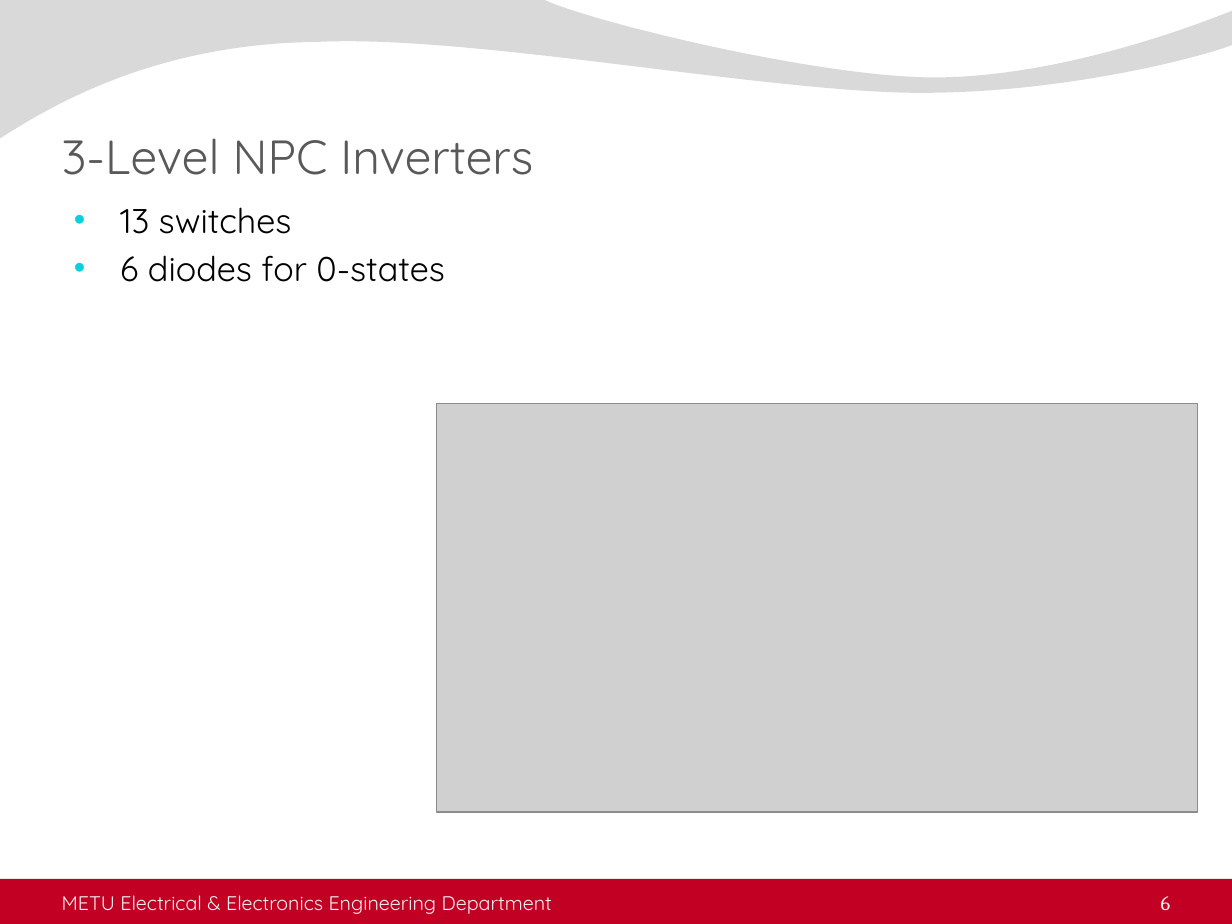
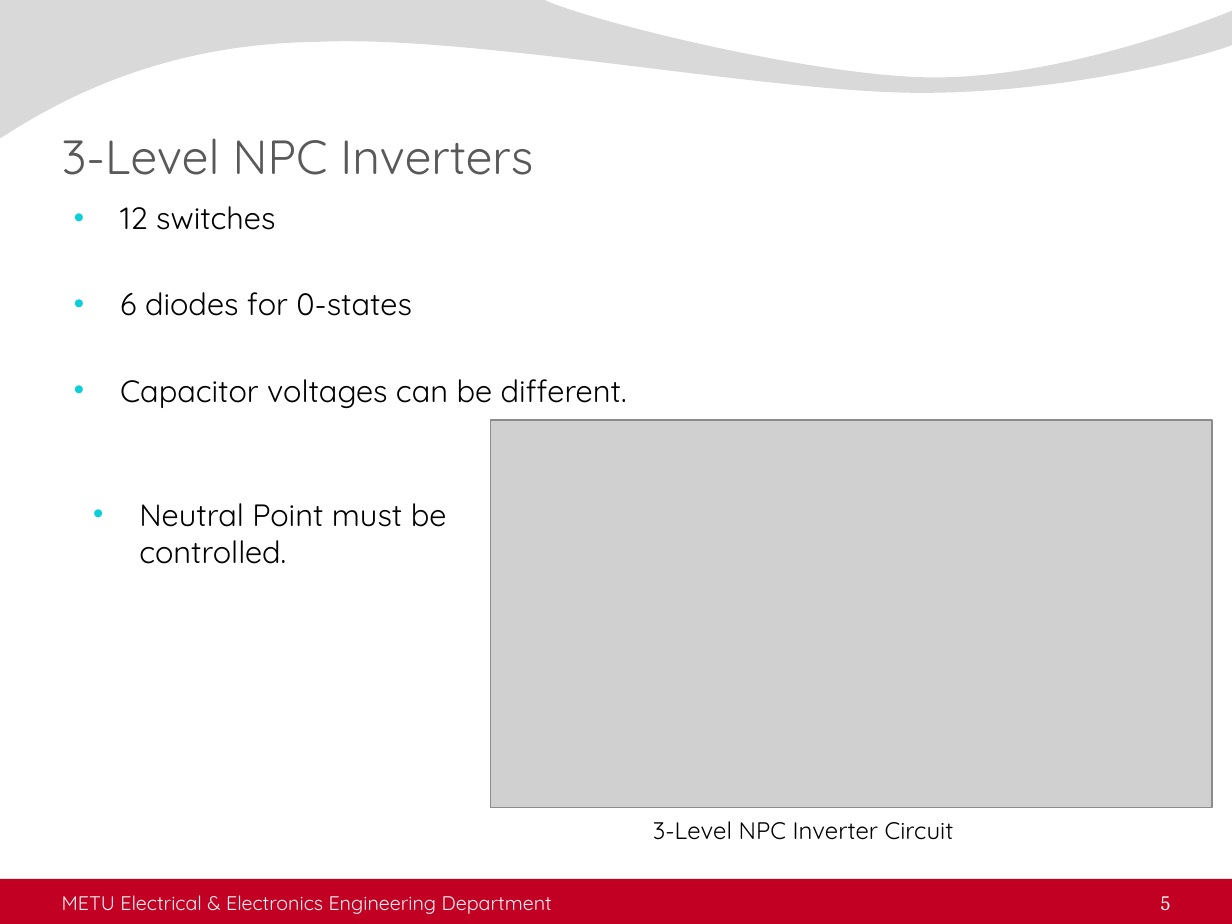
Before and after one commit to ahmetcan-akuz/Thesis, a slide deck: slide 5 of Seminar/metu_eee_seminar_presentation.pptx (slide 6 before the commit). Drawn at 1232x924 pixels with LibreOffice and Linux fonts; fonts in the diff are those of the drawing; grey boxes stand for pictures; background and template pictures are left out. Boxes give left, top, right and bottom in pixels: in the first picture for what was removed or moved away, otherwise in the second. Text is boxed around its words. In the diff, an @@ line names an element or a change of style, - is before the commit and + after.

```diff
--- a/Seminar/metu_eee_seminar_presentation.pptx
+++ b/Seminar/metu_eee_seminar_presentation.pptx
@@ text at (x1=120, y1=206, x2=275, y2=230): text changed; size 20 to 18 pt @@
-• 13 switches
+• 12 switches
@@ text at (x1=120, y1=292, x2=412, y2=316): size 20 to 18 pt in "6 diodes for 0-states" @@
@@ text at (x1=120, y1=379, x2=627, y2=408): paragraph added @@
+• Capacitor voltages can be different.
@@ picture resized from (x1=436, y1=403, x2=1198, y2=812) to (x1=490, y1=420, x2=1212, y2=808) @@
@@ text added at (x1=139, y1=503, x2=447, y2=564), 18 pt, text #000000 @@
+• Neutral Point must be controlled.
@@ text added at (x1=653, y1=821, x2=954, y2=840), 14 pt, text #000000 @@
+3-Level NPC Inverter Circuit
@@ page number at (x1=1161, y1=896, x2=1171, y2=910): text changed @@
-6
+5
```
Also in this commit, not shown: 11 other slides changed, 1 slide added, 1 slide removed, 4 other files.
